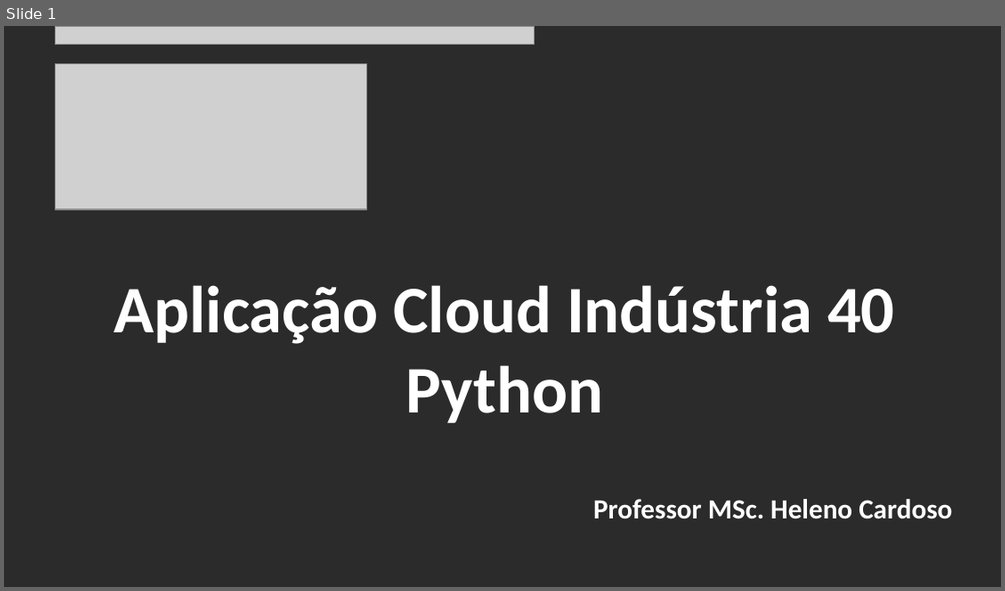
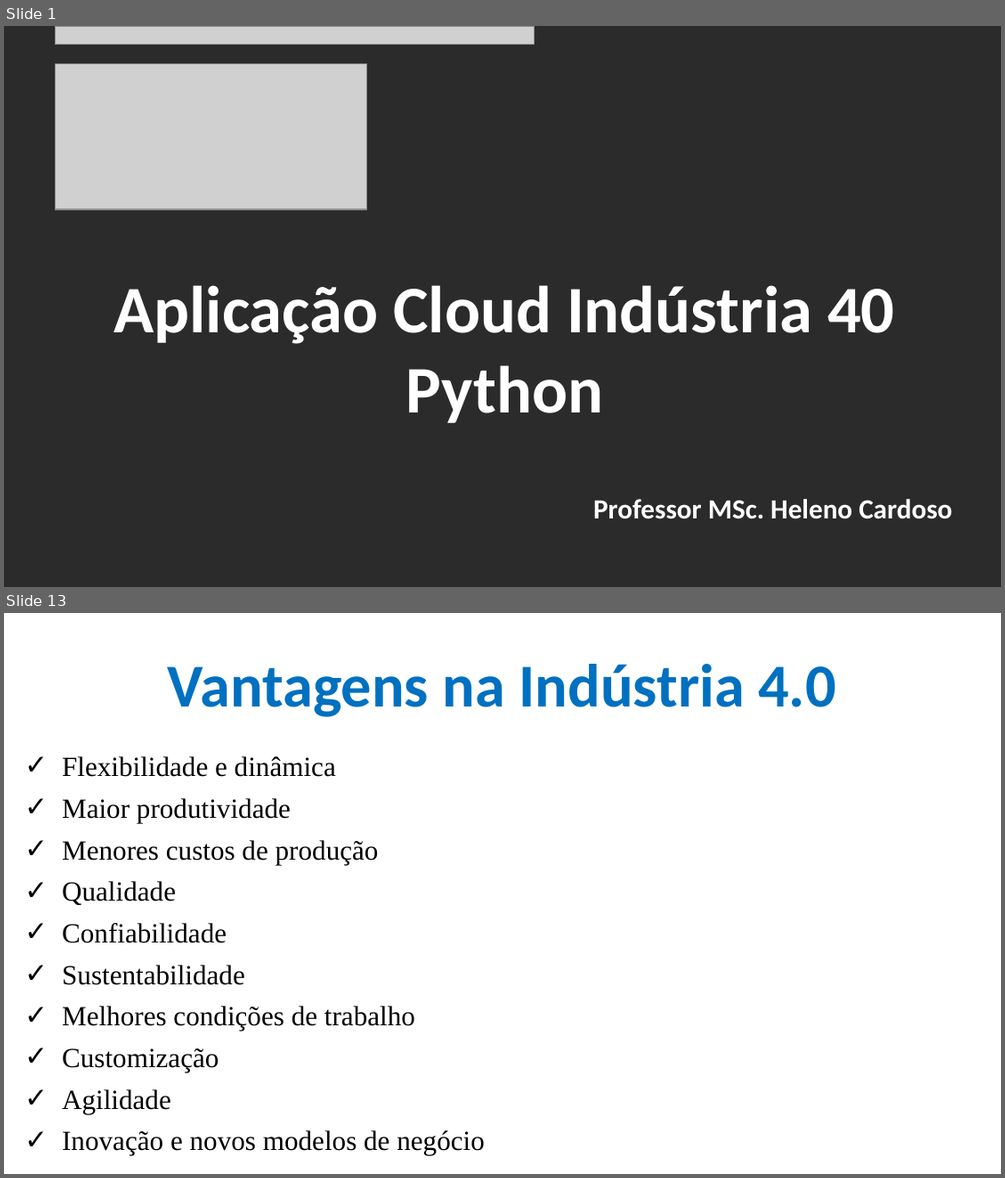
Before and after one commit to CloudEducationBrazil/WydenArea1AplicacaoCloudIndustria40Python, a slide deck: 01 Classes/Aula 08 - Aplicação Cloud Indústria 40 Python IoT - Tecnologias Emergentes.pptx. Shown one above the other, each under a label of ours: slide 1 before the commit, slides 1 and 13 after it; the slides between them are not shown. The pictures are 1005x591 and 1005x1178 pixels, drawn with LibreOffice and Linux fonts; fonts in the diff are those of the drawing; grey boxes stand for pictures; background and template pictures are left out; a plain dark background stands for a picture behind light text. Boxes give left, top, right and bottom in pixels: in the first picture for what was removed or moved away, otherwise in the second. Text is boxed around its words. In the diff, an @@ line names an element or a change of style, - is before the commit and + after.

Commit message:
Aula 08 Cloud IoT Python Indústria 4.0 08maio2023

```diff
--- a/01 Classes/Aula 08 - Aplicação Cloud Indústria 40 Python IoT - Tecnologias Emergentes.pptx
+++ b/01 Classes/Aula 08 - Aplicação Cloud Indústria 40 Python IoT - Tecnologias Emergentes.pptx
@@ slide 13 added at <box>4,613,1001,1174</box>, background picture (left out) @@
@@ title added at <box>168,664,836,717</box>, 44 pt, text #0070C0, bold @@
+Vantagens na Indústria 4.0
@@ text added at <box>62,756,485,1155</box>, 20 pt, text #000000 @@
+✓ Flexibilidade e dinâmica
+✓ Maior produtividade
+✓ Menores custos de produção
+✓ Qualidade
+✓ Confiabilidade
+✓ Sustentabilidade
+✓ Melhores condições de trabalho
+✓ Customização
+✓ Agilidade
+✓ Inovação e novos modelos de negócio
```
Also in this commit, not shown: 4 slides changed, 21 other slides added, 2 slides removed, 5 other files.
